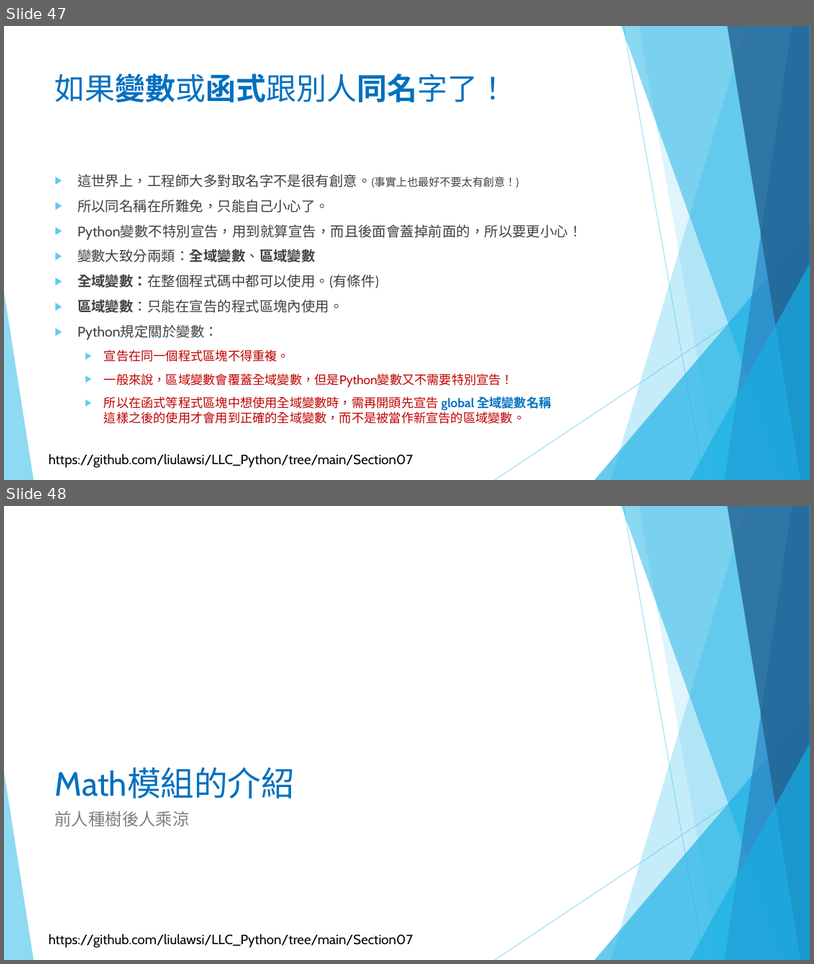
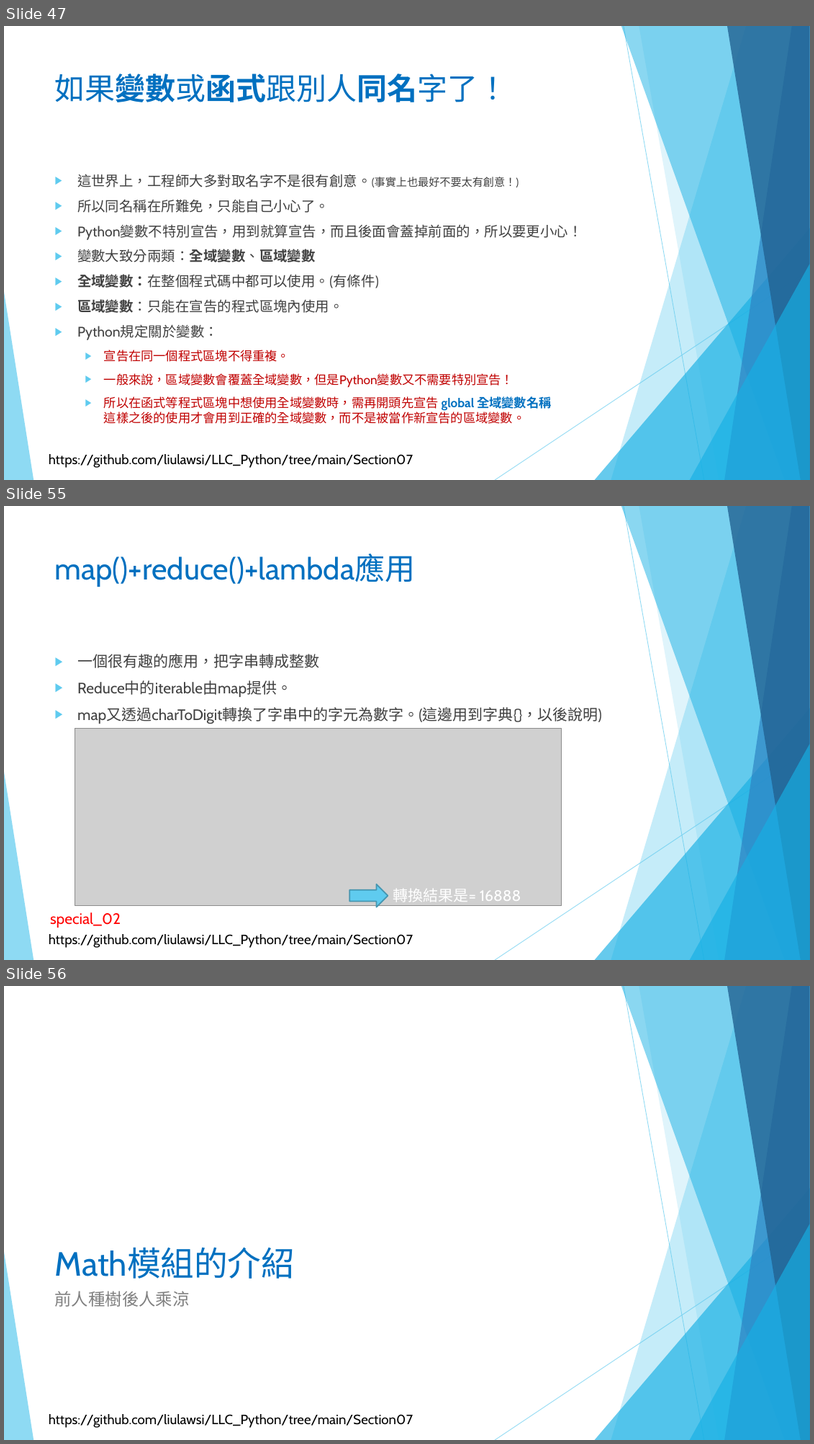
Before and after one commit to liulawsi/My_PPTs, a slide deck: LCC/Python/07_函式與方法.pptx. Shown one above the other, each under a label of ours: slides 47 and 48 before the commit, slides 47, 55 and 56 after it; the slides between them are not shown. The pictures are 814x964 and 814x1444 pixels, drawn with LibreOffice and Linux fonts; fonts in the diff are those of the drawing; grey boxes stand for pictures; background and template pictures are left out. Boxes give left, top, right and bottom in pixels: in the first picture for what was removed or moved away, otherwise in the second. Text is boxed around its words. In the diff, an @@ line names an element or a change of style, - is before the commit and + after.

```diff
--- a/LCC/Python/07_函式與方法.pptx
+++ b/LCC/Python/07_函式與方法.pptx
@@ slide 55 added at (4, 506, 810, 960), background #FFFFFF; not listed: 11 template elements that a slide beside it also shows @@
@@ title added at (55, 554, 416, 587), 36 pt, text #0070C0 @@
+map()+reduce()+lambda應用
@@ text added at (77, 654, 602, 724), 18 pt, text #404040 @@
+▶ 一個很有趣的應用，把字串轉成整數
+▶ Reduce中的iterable由map提供。
+▶ map又透過charToDigit轉換了字串中的字元為數字。(這邊用到字典{}，以後說明)
@@ picture added at (75, 728, 562, 906) @@
@@ right arrow added at (350, 884, 388, 907), fill #5FCBEF, outline #4696B1 1.5 pt @@
@@ text added at (394, 888, 522, 906), 18 pt, text #FFFFFF @@
+轉換結果是= 16888
@@ text added at (50, 912, 121, 927), 18 pt, text #FF0000 @@
+special_02
@@ what was slide 48 is now slide 56 @@
```
Also in this commit, not shown: 7 slides changed, 7 other slides added, 9 other files.
